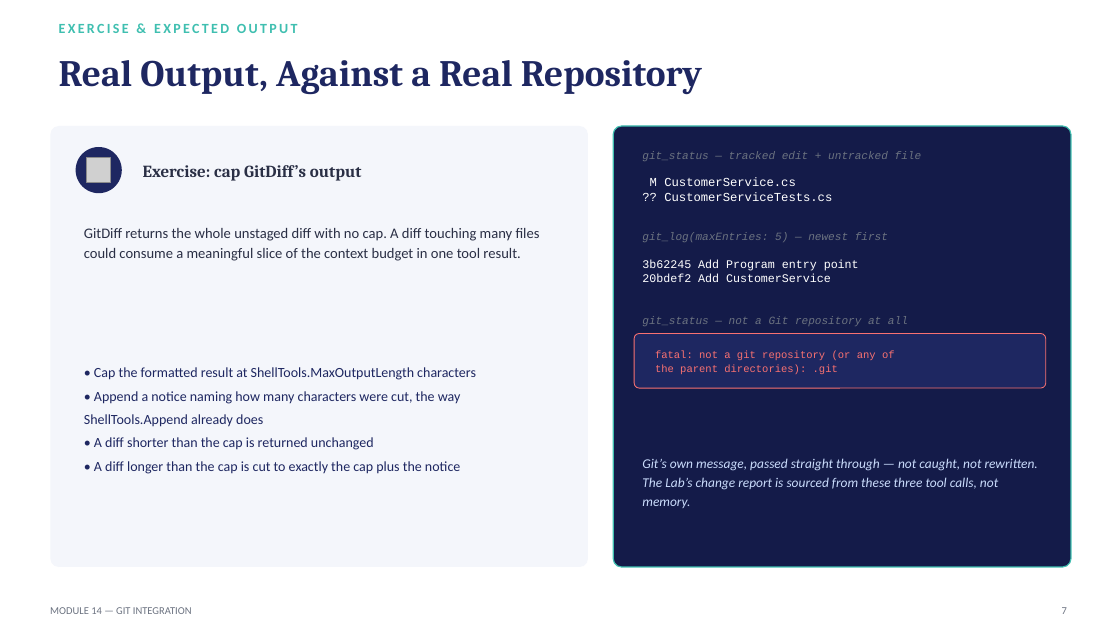
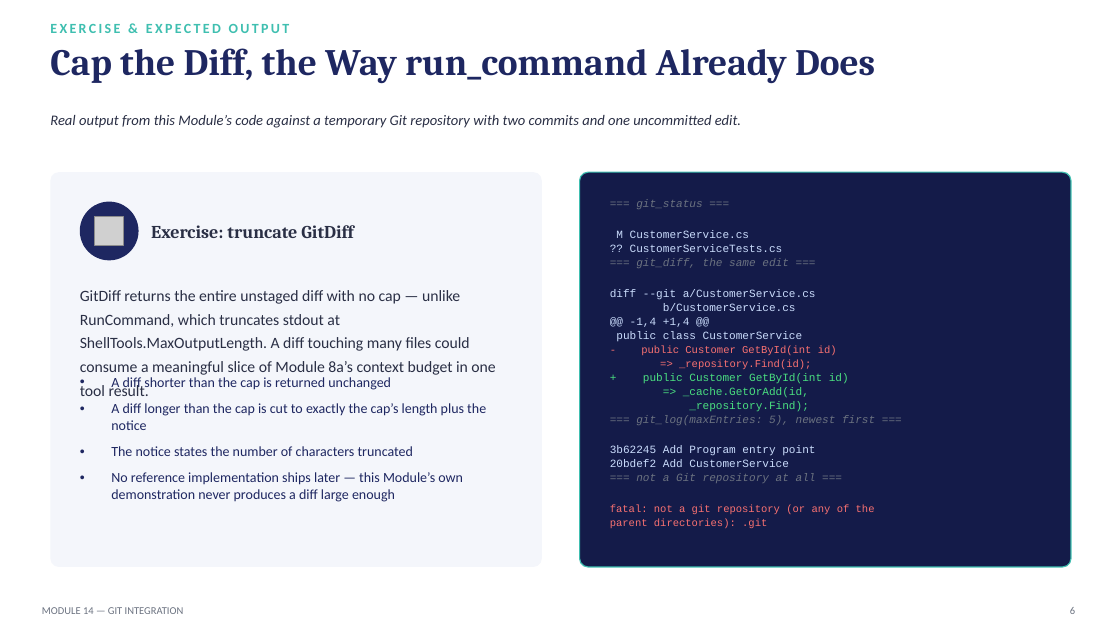
Before and after one commit to SeattleDiver/MAF-MiniCode, a slide deck: slide 6 of Projects/Module14-GitIntegration/Module14 - Git Integration.pptx (slide 7 before the commit). Drawn at 1120x630 pixels with LibreOffice and Linux fonts; fonts in the diff are those of the drawing; grey boxes stand for pictures. Boxes give left, top, right and bottom in pixels: in the first picture for what was removed or moved away, otherwise in the second. Text is boxed around its words. In the diff, an @@ line names an element or a change of style, - is before the commit and + after.

```diff
--- a/Projects/Module14-GitIntegration/Module14 - Git Integration.pptx
+++ b/Projects/Module14-GitIntegration/Module14 - Git Integration.pptx
@@ text "EXERCISE & EXPECTED OUTPUT": place and size @@
-text "EXERCISE & EXPECTED OUTPUT" at (59, 24, 298, 33)
+text "EXERCISE & EXPECTED OUTPUT" at (50, 24, 290, 33)
@@ vertical alignment middle to top in 7 elements at (636, 415, 875, 425), (610, 505, 875, 528), (636, 474, 816, 483), (80, 290, 495, 396), (636, 199, 702, 209), (111, 377, 486, 502), (50, 48, 875, 84) @@
@@ text at (50, 48, 875, 84): text changed @@
-Real Output, Against a Real Repository
+Cap the Diff, the Way run_command Already Does
@@ text added at (50, 115, 741, 128), 12.5 pt, text #2A2F45, italic @@
+Real output from this Module’s code against a temporary Git repository with two commits and one uncommitted edit.
@@ rounded rectangle at (50, 172, 542, 567): proportions changed @@
@@ rounded rectangle: place and size @@
-rounded rectangle at (50, 126, 588, 567)
+rounded rectangle at (50, 172, 542, 567)
@@ rounded rectangle: place and size @@
-rounded rectangle at (613, 126, 1071, 567)
+rounded rectangle at (580, 172, 1071, 567)
@@ rounded rectangle at (580, 172, 1071, 567): proportions changed @@
@@ ellipse: place and size @@
-ellipse at (76, 147, 122, 193)
+ellipse at (80, 202, 139, 260)
@@ text at (636, 199, 702, 209): text changed @@
-git_status — tracked edit + untracked file
+=== git_status ===
@@ picture: place and size @@
-picture at (87, 158, 111, 182)
+picture at (95, 217, 124, 245)
@@ text at (151, 225, 353, 238): text changed; size 14.5 to 15.5 pt @@
-Exercise: cap GitDiff’s output
+Exercise: truncate GitDiff
@@ text "M CustomerService.cs": place and size @@
-text "M CustomerService.cs" at (650, 177, 832, 201)
+text "M CustomerService.cs" at (616, 230, 783, 252)
@@ text "M CustomerService.cs" at (616, 230, 783, 252): size 10.5 to 9.5 pt, text colour #FFFFFF to #CADCFC; line spacing 1 to 12pt; vertical alignment middle to top @@
@@ text added at (636, 258, 789, 268), 9.5 pt, text #6B7280, italic @@
+=== git_diff, the same edit ===
@@ text at (80, 290, 495, 396): text changed; size 12.5 to 13.5 pt @@
-GitDiff returns the whole unstaged diff with no cap. A diff touching many files could consume a meaningful slice of the context budget in one tool result.
+GitDiff returns the entire unstaged diff with no cap — unlike RunCommand, which truncates stdout at ShellTools.MaxOutputLength. A diff touching many files could consume a meaningful slice of Module 8a’s context budget in one tool result.
@@ text added at (610, 289, 816, 342), 9.5 pt, text #CADCFC @@
+diff --git a/CustomerService.cs
+b/CustomerService.cs
+@@ -1,4 +1,4 @@
+public class CustomerService
@@ rounded rectangle removed at (634, 334, 1046, 388) @@
@@ text added at (641, 345, 837, 369), 9 pt, text #F87171 @@
+- public Customer GetById(int id)
+=> _repository.Find(id);
@@ text at (111, 377, 486, 502): text changed @@
-• Cap the formatted result at ShellTools.MaxOutputLength characters
-• Append a notice naming how many characters were cut, the way ShellTools.Append already does
-• A diff shorter than the cap is returned unchanged
-• A diff longer than the cap is cut to exactly the cap plus the notice
+• A diff shorter than the cap is returned unchanged
+• A diff longer than the cap is cut to exactly the cap’s length plus the notice
+• The notice states the number of characters truncated
+• No reference implementation ships later — this Module’s own demonstration never produces a diff large enough
@@ text added at (643, 373, 849, 412), 9.5 pt, text #4ADE80 @@
++ public Customer GetById(int id)
+=> _cache.GetOrAdd(id,
+_repository.Find);
@@ text at (636, 415, 875, 425): text changed @@
-git_log(maxEntries: 5) — newest first
+=== git_log(maxEntries: 5), newest first ===
@@ text "3b62245 Add Program entry point": place and size @@
-text "3b62245 Add Program entry point" at (642, 259, 859, 282)
+text "3b62245 Add Program entry point" at (610, 446, 815, 467)
@@ text "3b62245 Add Program entry point" at (610, 446, 815, 467): size 10 to 9.5 pt, text colour #FFFFFF to #CADCFC; line spacing 1 to 12pt; vertical alignment middle to top @@
@@ text at (636, 474, 816, 483): text changed @@
-git_status — not a Git repository at all
+=== not a Git repository at all ===
@@ text removed at (642, 458, 1038, 508) @@
-Git’s own message, passed straight through — not caught, not rewritten. The Lab’s change report is sourced from these three tool calls, not memory.
@@ text at (610, 505, 875, 528): spaces changed @@
-fatal: not a git repository (or any of
-the parent directories): .git
+fatal: not a git repository (or any of the
+parent directories): .git
@@ text "MODULE 14 — GIT INTEGRATION": place and size @@
-text "MODULE 14 — GIT INTEGRATION" at (50, 607, 192, 614)
+text "MODULE 14 — GIT INTEGRATION" at (42, 607, 184, 614)
@@ text at (1070, 607, 1075, 614): text changed @@
-7
+6
```
Also in this commit, not shown: 3 other slides changed, 2 slides added, 3 slides removed, 26 other files.
